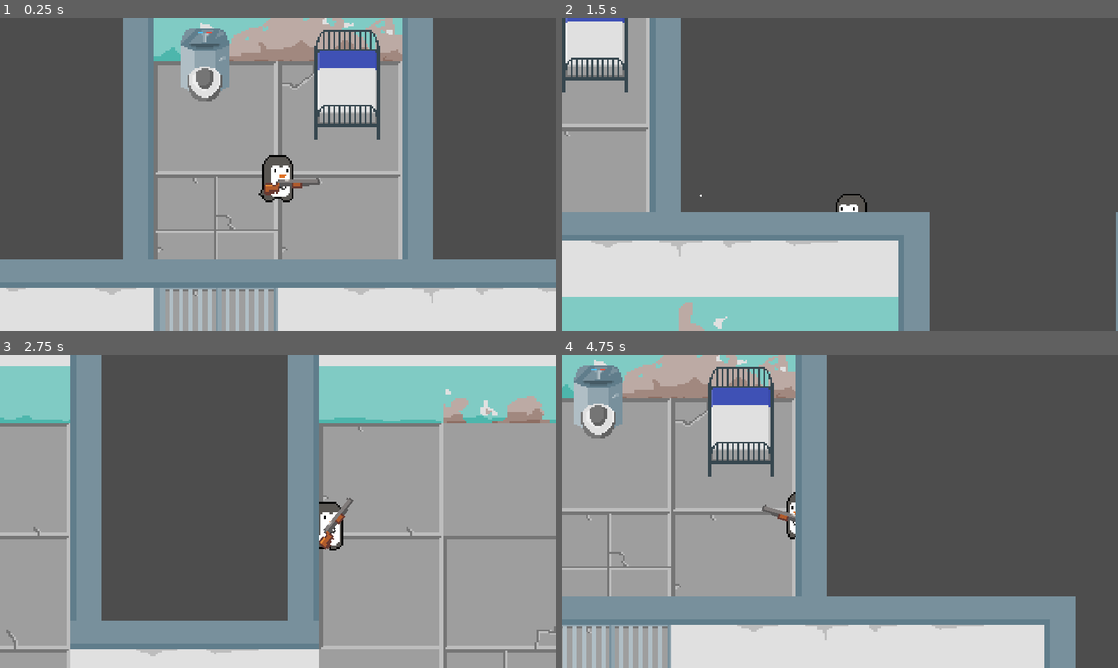
Above: before the commit, frames 1-4 (two rows, left to right).
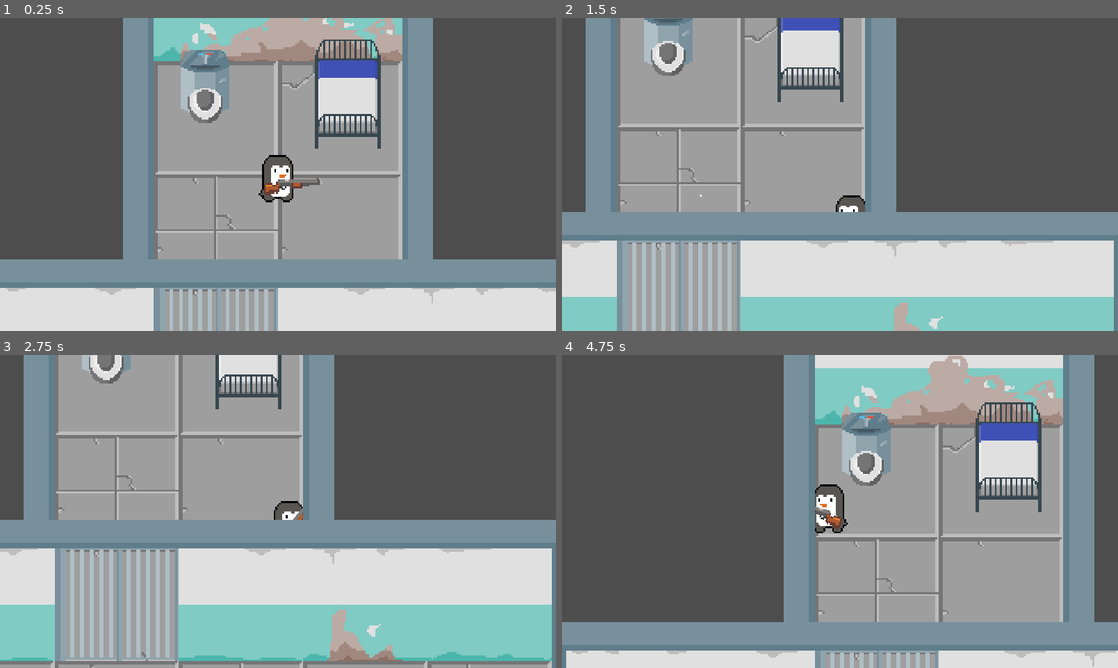
Above: after the commit, the same moments.

Repository: thechristinedo/pebbles-goes-to-penguin-prison
Game: Godot game, scene res://Levels/prison_level.tscn
The game is run twice, just before and just after one commit, with the same random seed, the same clock (stepped at 60 frames per second) and the same inputs.
Inputs (mouse positions are in pixels of both pictures, inside the frame that each line leads up to):
- Up to frame 1 (0.25 s): no input
- Up to frame 2 (1.5 s): tap Enter at 0.5 s; move the mouse to (962, 158) at 0.52 s; hold D (right) 0.53-1.28 s; click (962, 158) at 0.6 s; move the mouse to (728, 190) at 1.27 s; hold S (down) from 1.28 s (still down); click (728, 190) at 1.35 s
- Up to frame 3 (2.75 s): move the mouse to (333, 442) at 2.02 s; release S (down) at 2.03 s; hold D (right) from 2.03 s (still down); click (333, 442) at 2.1 s
- Up to frame 4 (4.75 s): move the mouse to (812, 574) at 2.77 s; release D (right) at 2.78 s; hold W (up) 2.78-3.53 s; click (812, 574) at 2.85 s; move the mouse to (1006, 558) at 3.52 s; hold A (left) from 3.53 s (still down); click (1006, 558) at 3.6 s; move the mouse to (673, 464) at 4.27 s; click (673, 464) at 4.35 s

The runs differ from the first frame. In frame 1, 3.8% of the frame differs, in the area x 32-69%, y 3-42%; in frame 2, 54%; in frame 3, 95%, in the area x 0-100%, y 0-100%; in frame 4, 87%.

Commit message:
collisions

Diff:
--- a/Levels/prison_level.tscn
+++ b/Levels/prison_level.tscn
@@ -25,21 +25,27 @@
 0:0/0 = 0
 0:0/0/physics_layer_0/linear_velocity = Vector2(0, 0)
 0:0/0/physics_layer_0/angular_velocity = 0.0
+0:0/0/physics_layer_0/polygon_0/points = PackedVector2Array(-32, -32, 32, -32, 32, 25.5, -32, 25.75)
 1:0/0 = 0
 1:0/0/physics_layer_0/linear_velocity = Vector2(0, 0)
 1:0/0/physics_layer_0/angular_velocity = 0.0
+1:0/0/physics_layer_0/polygon_0/points = PackedVector2Array(-32, -32, 32, -32, 32, 25.5, -32, 25.75)
 2:0/0 = 0
 2:0/0/physics_layer_0/linear_velocity = Vector2(0, 0)
 2:0/0/physics_layer_0/angular_velocity = 0.0
+2:0/0/physics_layer_0/polygon_0/points = PackedVector2Array(-32, -32, 32, -32, 32, 25.5, -32, 25.75)
 3:0/0 = 0
 3:0/0/physics_layer_0/linear_velocity = Vector2(0, 0)
 3:0/0/physics_layer_0/angular_velocity = 0.0
+3:0/0/physics_layer_0/polygon_0/points = PackedVector2Array(-32, -32, 32, -32, 32, 25.5, -32, 25.75)
 4:0/0 = 0
 4:0/0/physics_layer_0/linear_velocity = Vector2(0, 0)
 4:0/0/physics_layer_0/angular_velocity = 0.0
+4:0/0/physics_layer_0/polygon_0/points = PackedVector2Array(-32, -32, 32, -32, 32, 25.5, -32, 25.75)
 5:0/0 = 0
 5:0/0/physics_layer_0/linear_velocity = Vector2(0, 0)
 5:0/0/physics_layer_0/angular_velocity = 0.0
+5:0/0/physics_layer_0/polygon_0/points = PackedVector2Array(-32, -32, 32, -32, 32, 25.5, -32, 25.75)
 5:1/0 = 0
 5:1/0/physics_layer_0/linear_velocity = Vector2(0, 0)
 5:1/0/physics_layer_0/angular_velocity = 0.0
@@ -91,21 +97,27 @@
 0:4/0 = 0
 0:4/0/physics_layer_0/linear_velocity = Vector2(0, 0)
 0:4/0/physics_layer_0/angular_velocity = 0.0
+0:4/0/physics_layer_0/polygon_0/points = PackedVector2Array(16.25, -32, 32, -32, 32, 32, 14, 32, 15.5, 32)
 0:5/0 = 0
 0:5/0/physics_layer_0/linear_velocity = Vector2(0, 0)
 0:5/0/physics_layer_0/angular_velocity = 0.0
+0:5/0/physics_layer_0/polygon_0/points = PackedVector2Array(-32, -32, -32, 32, -15.875, 32, -15.625, -32)
 1:5/0 = 0
 1:5/0/physics_layer_0/linear_velocity = Vector2(0, 0)
 1:5/0/physics_layer_0/angular_velocity = 0.0
+1:5/0/physics_layer_0/polygon_0/points = PackedVector2Array(-32, -32, -32, 32, 32, 32, 32, 15.5, -15.875, 15.75, -16.375, -32)
 1:4/0 = 0
 1:4/0/physics_layer_0/linear_velocity = Vector2(0, 0)
 1:4/0/physics_layer_0/angular_velocity = 0.0
+1:4/0/physics_layer_0/polygon_0/points = PackedVector2Array(16.5, -32, 16, 16.5, -32, 16.5, -32, 32, 32, 32, 32, -32)
 2:4/0 = 0
 2:4/0/physics_layer_0/linear_velocity = Vector2(0, 0)
 2:4/0/physics_layer_0/angular_velocity = 0.0
+2:4/0/physics_layer_0/polygon_0/points = PackedVector2Array(16.25, 16.5, 16.25, 32, 32, 32, 32, 16)
 3:4/0 = 0
 3:4/0/physics_layer_0/linear_velocity = Vector2(0, 0)
 3:4/0/physics_layer_0/angular_velocity = 0.0
+3:4/0/physics_layer_0/polygon_0/points = PackedVector2Array(-32, 16, -15.375, 15.5, -15.625, 32, -32, 32)
 4:4/0 = 0
 4:4/0/physics_layer_0/linear_velocity = Vector2(0, 0)
 4:4/0/physics_layer_0/angular_velocity = 0.0
@@ -167,6 +179,7 @@
 
 [node name="Toilet" parent="." instance=ExtResource("4_om7kv")]
 position = Vector2(-42, -64)
+scale = Vector2(1.00083, 1)
 
 [node name="Pebbles" parent="." instance=ExtResource("5_aw3i6")]
 
--- /dev/null
+++ b/Overlap/HitBox.gd
@@ -0,0 +1,8 @@
+class_name HitBox
+extends Area2D
+
+export var damage := 10
+
+
+func _init() -> void:
+	collision_layer = 2
--- /dev/null
+++ b/Overlap/HurtBox.gd
@@ -0,0 +1,11 @@
+extends Node
+
+
+# Called when the node enters the scene tree for the first time.
+func _ready():
+	pass # Replace with function body.
+
+
+# Called every frame. 'delta' is the elapsed time since the previous frame.
+func _process(delta):
+	pass
